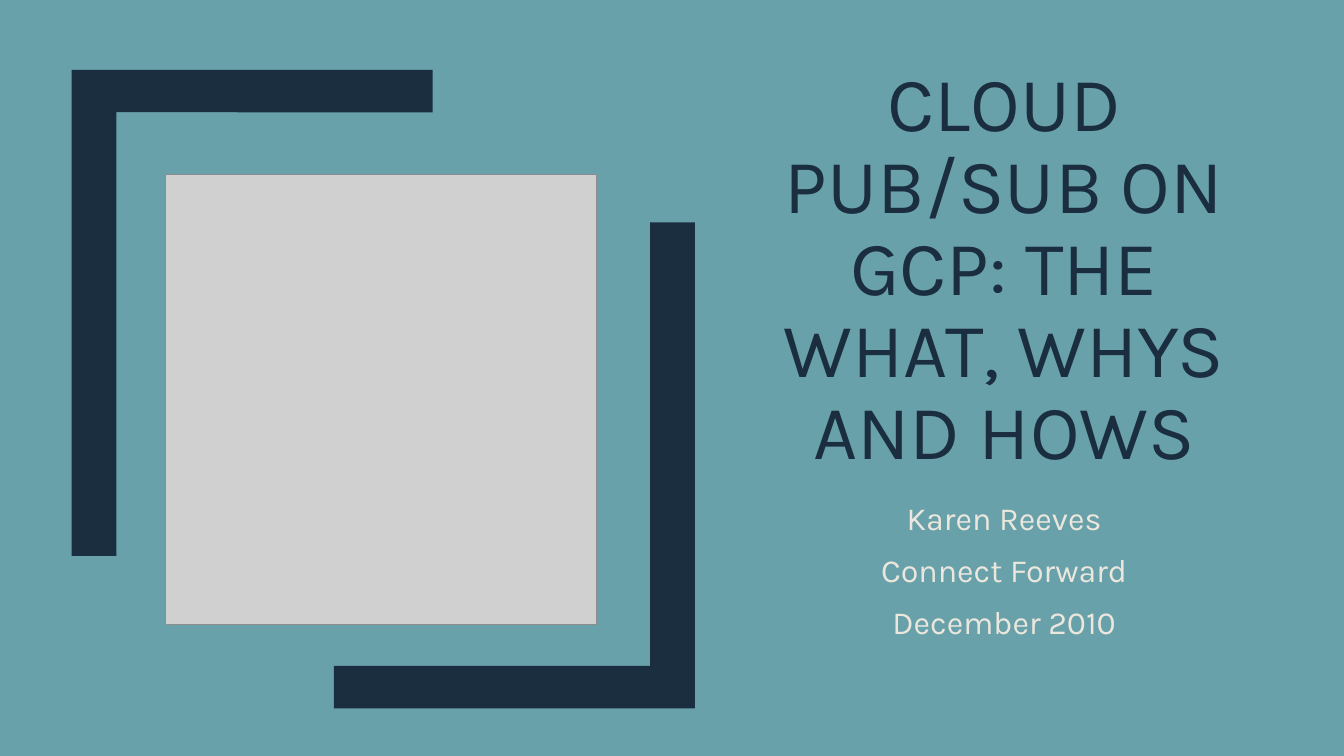
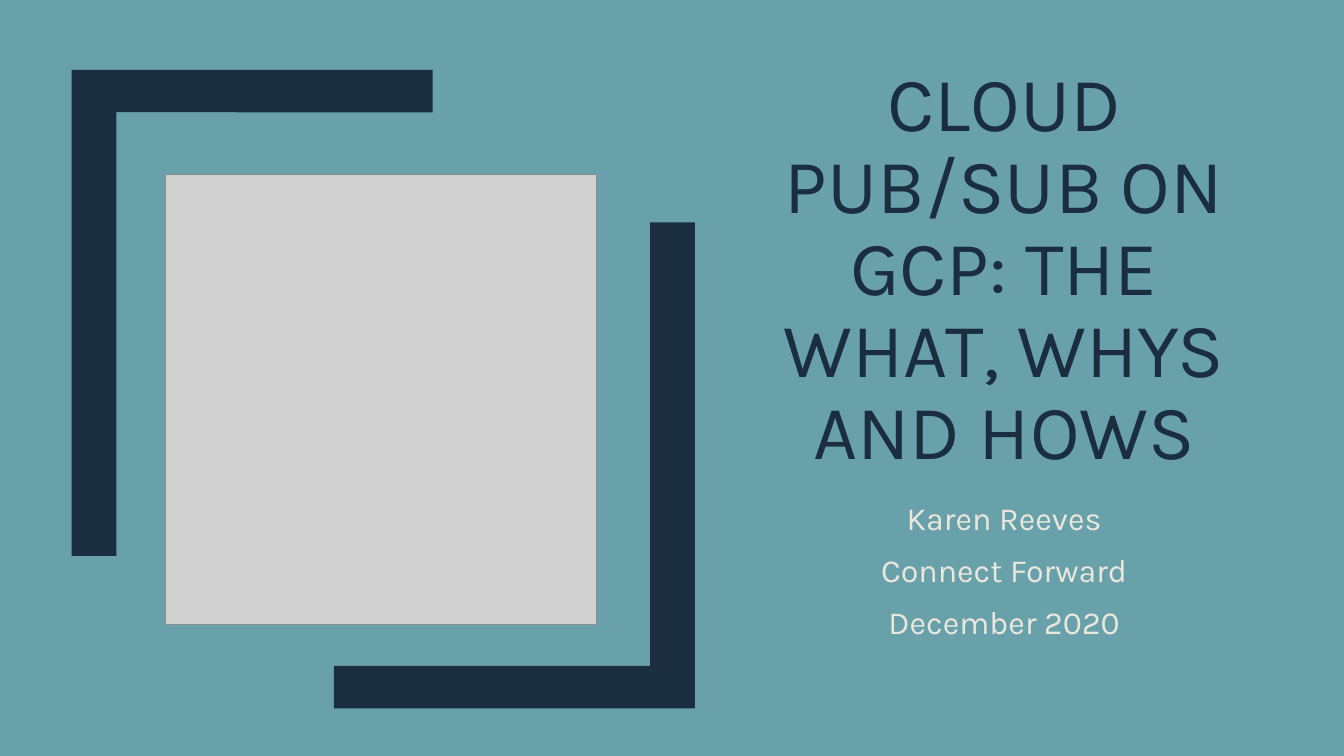
Before and after one commit to kmr0018/ConnectForward-PubSubOnGCP, a slide deck: slide 1 of PubSubGcpPresentation.pptx. Drawn at 1344x756 pixels with LibreOffice and Linux fonts; fonts in the diff are those of the drawing; grey boxes stand for pictures. Boxes give left, top, right and bottom in pixels: in the first picture for what was removed or moved away, otherwise in the second. Text is boxed around its words. In the diff, an @@ line names an element or a change of style, - is before the commit and + after.

```diff
--- a/PubSubGcpPresentation.pptx
+++ b/PubSubGcpPresentation.pptx
@@ subtitle at bbox=[888, 612, 1119, 635]: text changed @@
-December 2010
+December 2020
```
Also in this commit, not shown: 14 other slides changed, 2 slides added, 1 slide removed, 1 other file.
